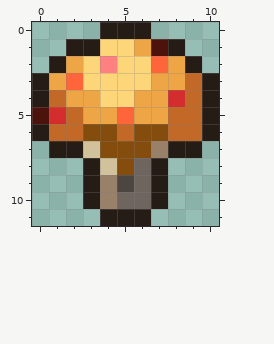
Two versions of one pixel-art sprite, Assets/Textures/Projectiles/Fungore/Mushroom.png. Above: the version before the commit.
The file is 22x24 pixels, drawn in blocks of 2x2; one block is one cell here.
After the commit:
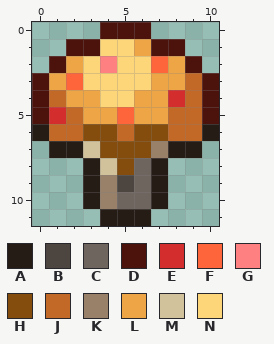
Palette (. is transparent): A #251c16  B #4d4540  C #6f655f  D #4c130d  E #d42d2d  F #fe653a  G #ff8080  H #854d0d  J #c36927  K #988069  L #eda545  M #d2c29c  N #fdd679
The edit:
y 0: x 4..6 AAA -> DDD
y 1: x 2..3 AA -> DD; x 8 A -> D
y 2: x 1 A -> D; x 9 A -> D
y 3..4: x 0 A -> D; x 10 A -> D
y 5: x 10 A -> D
Changed places in both pictures, as pixel boxes (x1, y1, x2, y2):
changed: (32, 22, 219, 124)
